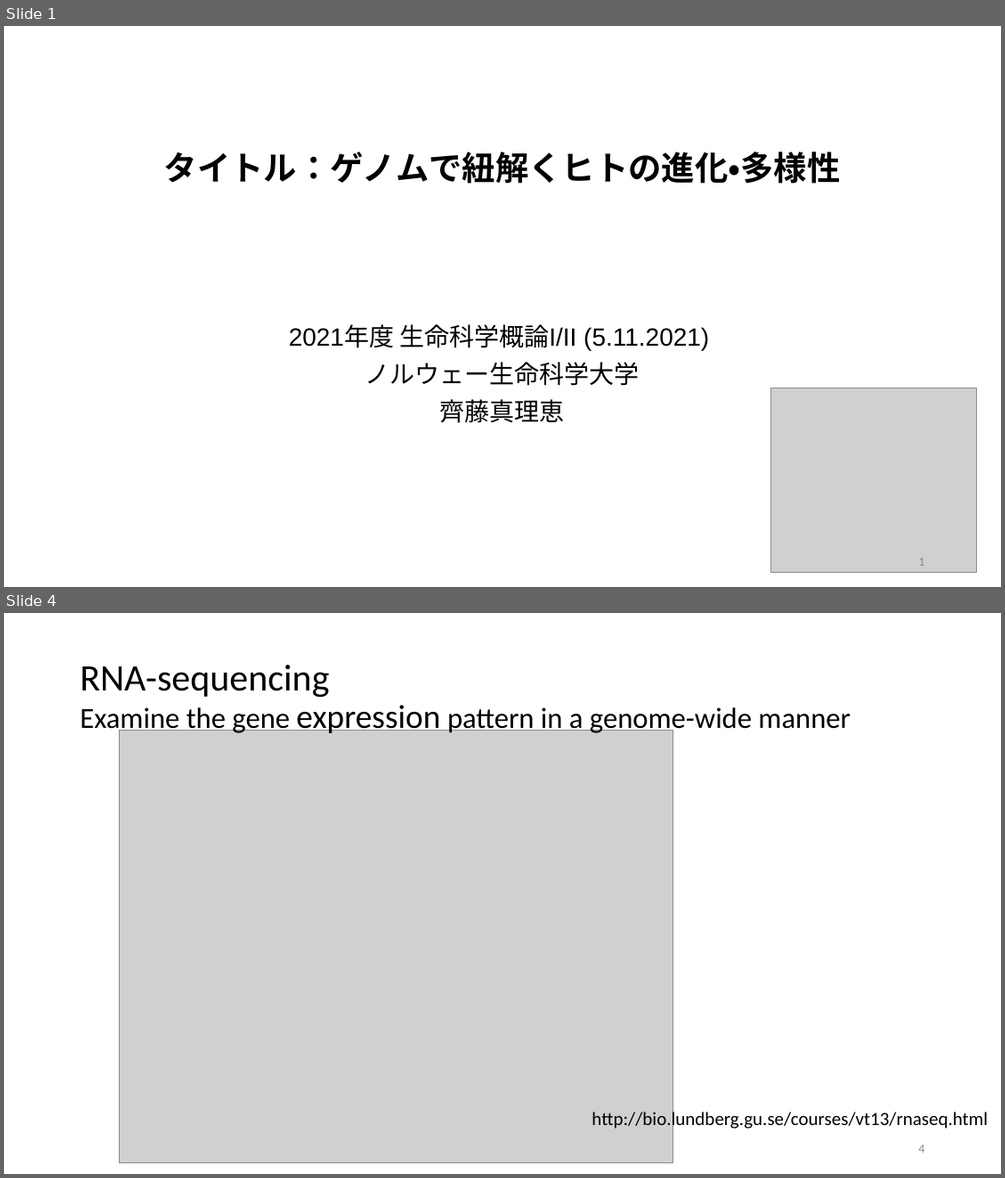
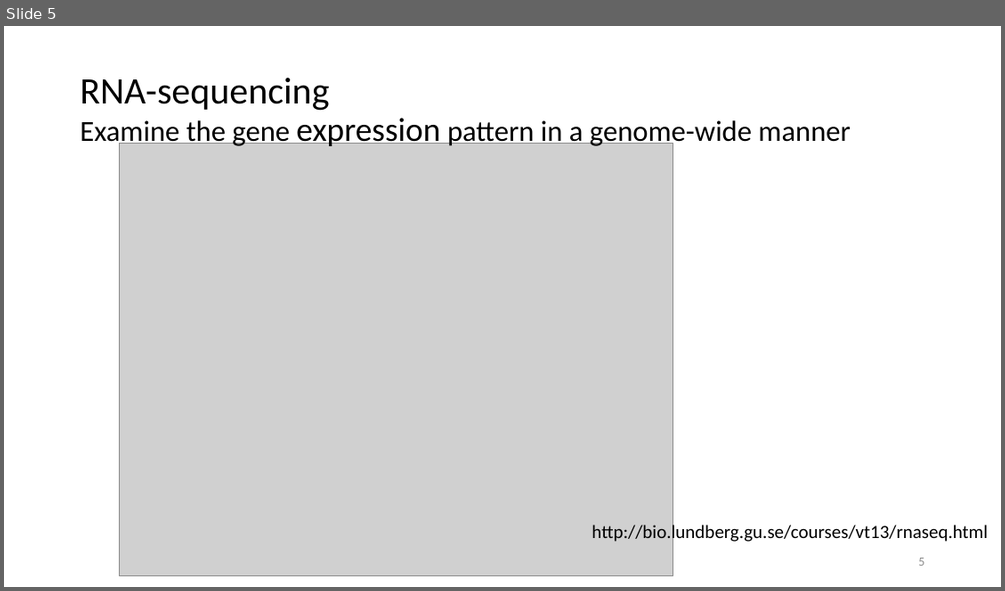
Before and after one commit to mariesaitou/Bio322, a slide deck: docs/assets/Bio322.2022/bio322_2022/Bio322_module2_functional_genomics3.pptx. Shown one above the other, each under a label of ours: slides 1 and 4 before the commit, slide 5 after it; the slides between them are not shown. The pictures are 1005x1178 and 1005x591 pixels, drawn with LibreOffice and Linux fonts; fonts in the diff are those of the drawing; grey boxes stand for pictures. Boxes give left, top, right and bottom in pixels: in the first picture for what was removed or moved away, otherwise in the second. Text is boxed around its words. In the diff, an @@ line names an element or a change of style, - is before the commit and + after.

```diff
--- a/docs/assets/Bio322.2022/bio322_2022/Bio322_module2_functional_genomics3.pptx
+++ b/docs/assets/Bio322.2022/bio322_2022/Bio322_module2_functional_genomics3.pptx
@@ slide 1 removed at box(4, 26, 1001, 587), background #FFFFFF @@
@@ title removed at box(164, 151, 841, 184) @@
-タイトル：ゲノムで紐解くヒトの進化・多様性
@@ subtitle removed at box(289, 324, 709, 423) @@
-2021年度 生命科学概論I/II (5.11.2021)
-ノルウェー生命科学大学
-齊藤真理恵
@@ picture removed at box(771, 388, 977, 572) @@
@@ page number removed at box(918, 557, 924, 565) @@
-1
@@ what was slide 4 is now slide 5 @@
@@ page number at box(918, 557, 924, 565): text changed @@
-4
+5
```
Also in this commit, not shown: 2 slides changed, 5 slides added, 3 other slides removed, 4 other files.
